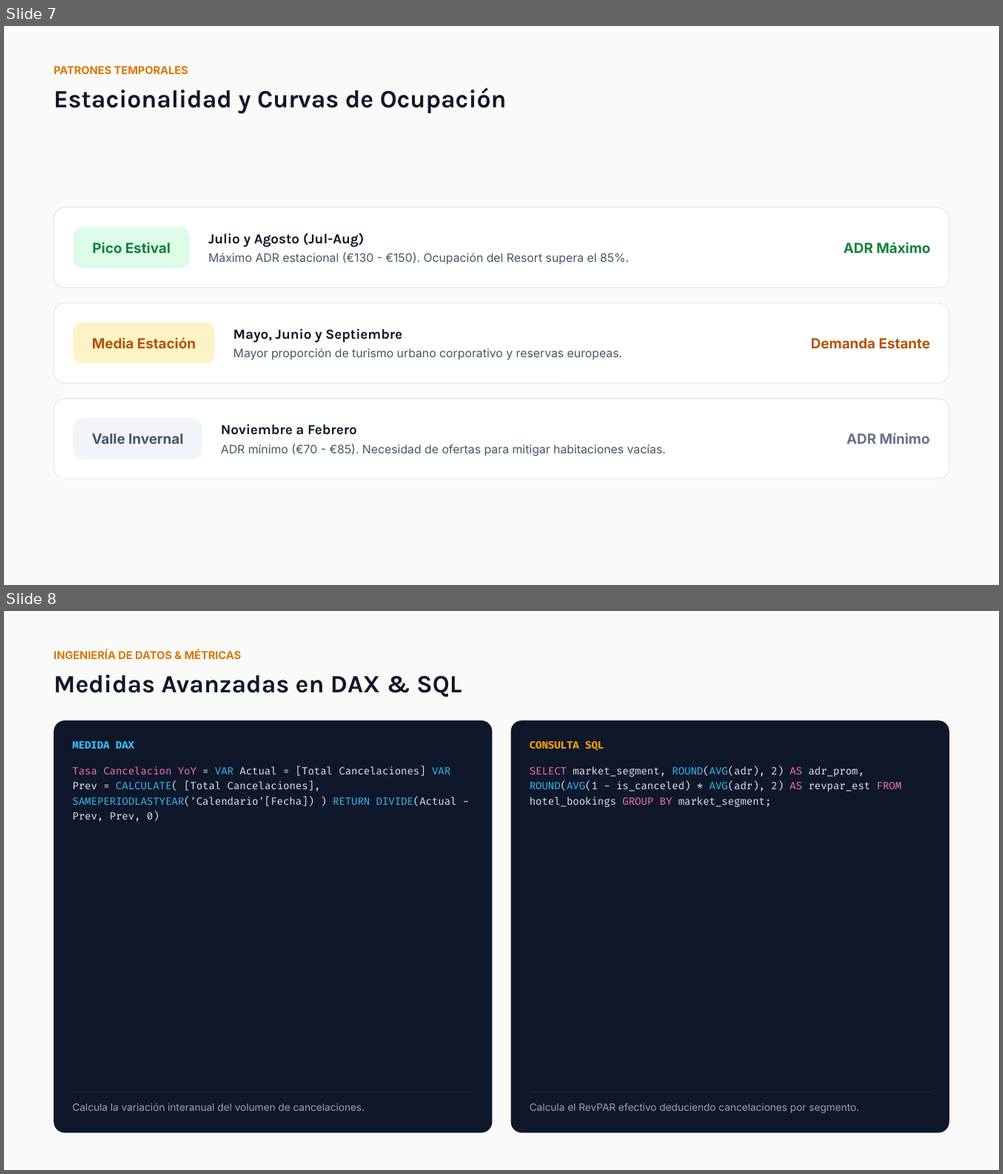
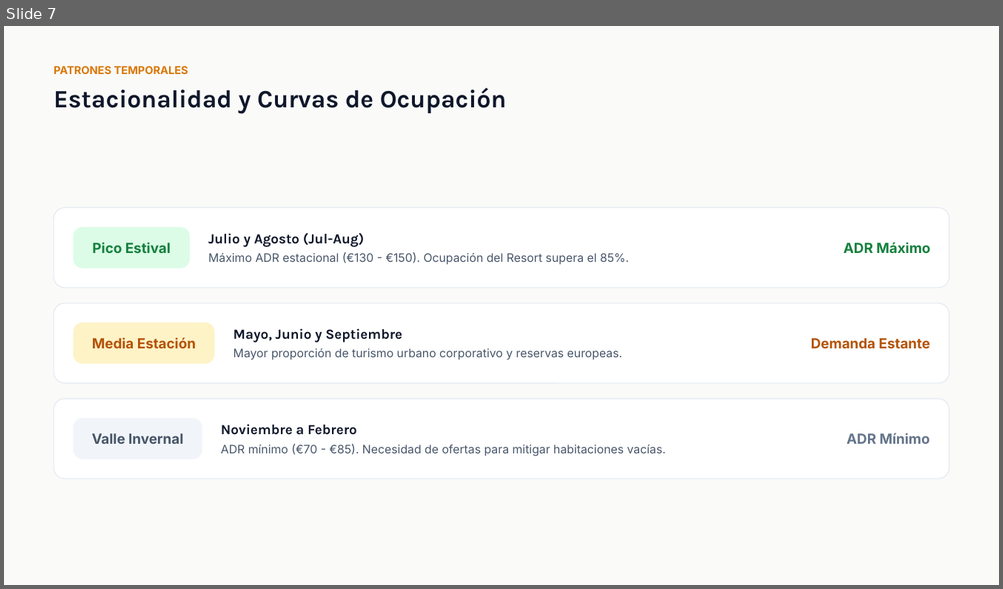
Before and after one commit to David011023/Analisis-Hotel-Booking-Demand, a slide deck: ANL/Hotel Booking Demand Portfolio Presentation.pptx. Shown one above the other, each under a label of ours: slides 7 and 8 before the commit, slide 7 after it. The pictures are 1003x1174 and 1003x589 pixels, drawn with LibreOffice and Linux fonts; fonts in the diff are those of the drawing; background and template pictures are left out. Boxes give left, top, right and bottom in pixels: in the first picture for what was removed or moved away, otherwise in the second. Text is boxed around its words. In the diff, an @@ line names an element or a change of style, - is before the commit and + after.

```diff
--- a/ANL/Hotel Booking Demand Portfolio Presentation.pptx
+++ b/ANL/Hotel Booking Demand Portfolio Presentation.pptx
@@ slide 8 removed at bbox=[4, 611, 999, 1170], background #FAFAF9 @@
@@ text removed at bbox=[54, 649, 242, 659] @@
-INGENIERÍA DE DATOS & MÉTRICAS
@@ text removed at bbox=[54, 675, 461, 697] @@
-Medidas Avanzadas en DAX & SQL
@@ rounded rectangle removed at bbox=[54, 721, 492, 1133] @@
@@ rounded rectangle removed at bbox=[511, 721, 949, 1133] @@
@@ text removed at bbox=[72, 741, 134, 749] @@
-MEDIDA DAX
@@ text removed at bbox=[529, 741, 603, 751] @@
-CONSULTA SQL
@@ text removed at bbox=[72, 766, 457, 822] @@
-Tasa Cancelacion YoY = VAR Actual = [Total Cancelaciones] VAR Prev = CALCULATE( [Total Cancelaciones], SAMEPERIODLASTYEAR('Calendario'[Fecha]) ) RETURN DIVIDE(Actual - Prev, Prev, 0)
@@ text removed at bbox=[529, 766, 902, 807] @@
-SELECT market_segment, ROUND(AVG(adr), 2) AS adr_prom, ROUND(AVG(1 - is_canceled) * AVG(adr), 2) AS revpar_est FROM hotel_bookings GROUP BY market_segment;
@@ rectangle removed at bbox=[73, 1092, 474, 1093] @@
@@ rectangle removed at bbox=[529, 1092, 930, 1093] @@
@@ text removed at bbox=[72, 1103, 365, 1111] @@
-Calcula la variación interanual del volumen de cancelaciones.
@@ text removed at bbox=[529, 1103, 859, 1113] @@
-Calcula el RevPAR efectivo deduciendo cancelaciones por segmento.
```
Also in this commit, not shown: 2 slides changed, 1 other slide removed.
